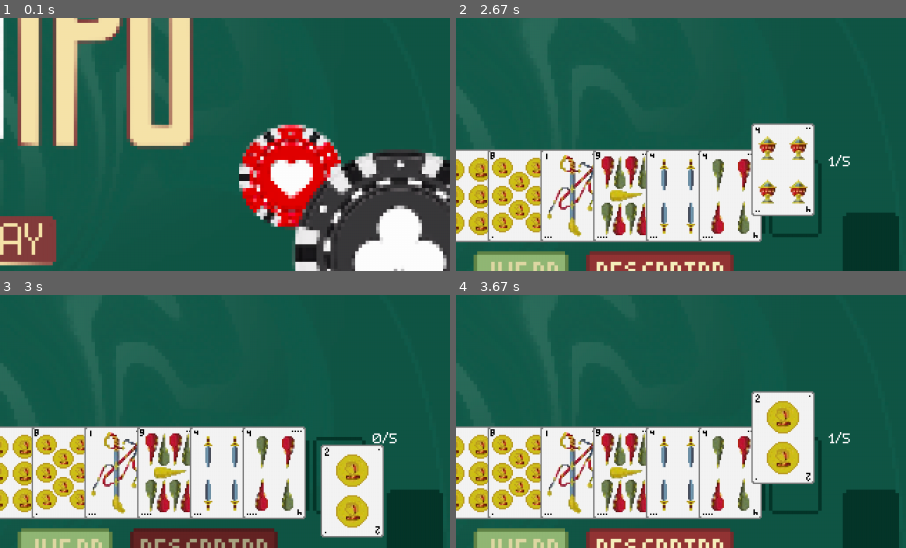
Above: before the commit, frames 1-4 (two rows, left to right).
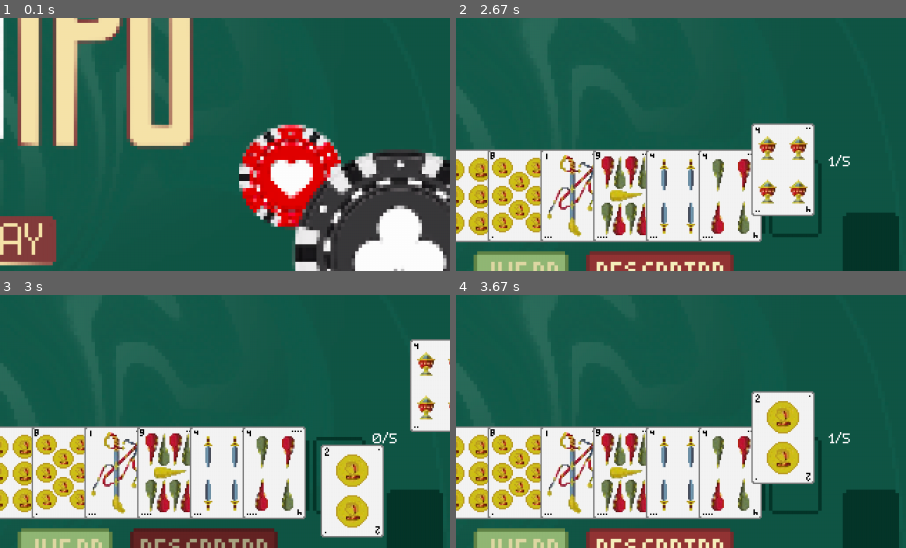
Above: after the commit, the same moments.

Repository: Hsandin7/Practica-TPA
Game: pygame game, started from main.py
The game is run twice, just before and just after one commit, with the same random seed, the same clock (stepped at 60 frames per second) and the same inputs.
Inputs (mouse positions are % of the whole screen's width and height, from its top left):
- Up to frame 1 (0.1 s): no input
- Up to frame 2 (2.67 s): click (50, 87) at 0.38 s; click (19, 73) at 1.22 s; click (73, 94) at 1.55 s; click (14, 47) at 1.88 s; click (36, 42) at 2.22 s; click (88, 88) at 2.55 s
- Up to frame 3 (3 s): click (73, 94) at 2.88 s
- Up to frame 4 (3.67 s): click (85, 76) at 3.22 s; click (86, 42) at 3.55 s
The pictures show only the part of the screen within x 50-100%, y 43-93%; the shares and areas given below are measured in that part.

Frames 1-2 are identical in both runs. In frame 3, 3.3% of the frame differs, in the area x 91-100%, y 17-55%; in frame 4, nothing differs.

Commit message:
Añadido animación para las cartas descartadas

Diff:
--- a/Clases/juego.py
+++ b/Clases/juego.py
@@ -70,7 +70,7 @@
         self.botones["jugar"].dibujar(screen)
         self.botones["descartar"].dibujar(screen)
 
-        self.jugador.mostrar_mano(screen)
+        self.jugador.mostrar_cartas(screen)
         self.jugador.mostrar_puntos(screen)
 
     def actualizar_pagina_juego(self, eventos):
--- a/Clases/jugador.py
+++ b/Clases/jugador.py
@@ -12,9 +12,12 @@
         self.puntos = 0
         self.puntos_cartas = 0
         self.multiplicador = 0
+
         self.mazo = Mazo()
         self._mano = [self.mazo.robar() for _ in range(0,8)]
+
         self._cartas_jugadas = list()
+        self._cartas_descartadas = list()
         self._limite_seleccion = 5
 
 
@@ -24,10 +27,11 @@
         mostrar_texto_centrado(screen, f"{self.multiplicador}", 950, 190)
         mostrar_texto_centrado(screen, f"{self.puntos_cartas}", 845, 190)
 
-        puntos_formateados = f"{self.puntos:,}".replace(",", ".")       # Cambiar por el objetivo de puntos
+        puntos_formateados = f"{self.puntos:,}".replace(",", ".")       # Cambiar por el objetivo de puntos del nivel
         mostrar_texto_centrado(screen, puntos_formateados, 400, 125, 50)
 
-    def mostrar_mano(self, screen):
+    def mostrar_cartas(self, screen):
+        # Mostrar cartas de la mano / Animacion de seleccion de carta
         pos_x = 535
         for carta in self._mano:
             carta.x_final = pos_x
@@ -39,21 +43,28 @@
 
             pos_x += 75
 
+        # Animacion para las cartas jugadas
         if self._cartas_jugadas is not []:
-            pos_x = 850 - float( (len(self._cartas_jugadas)-1) / 2 ) * 100          # Posicion inicial
+            pos_x = 850 - float( (len(self._cartas_jugadas)-1) / 2 ) * 100
             for carta in self._cartas_jugadas:
                 carta.x_final = pos_x
                 carta.y_final = 300
                 carta.dibujar(screen)
                 pos_x += 100
 
+        # Animacion para las cartas descartadas
+        if self._cartas_descartadas:
+            for carta in self._cartas_descartadas:
+                carta.x_final = screen.get_width()+1
+                carta.y_final = 350
+                carta.dibujar(screen)
+
+        # Mostrar num de cartas seleccionadas
         mostrar_texto(screen, f"{len([carta for carta in self._mano if carta.seleccionada])}/5", 1170, 500, 20)
 
 
     def actualizar(self, eventos):
         for carta in self._mano:
-            carta.detectar_seleccion(eventos)
-        for carta in self._cartas_jugadas:
             carta.detectar_seleccion(eventos)
 
     def jugar_cartas(self):
@@ -68,12 +79,17 @@
                 self.puntos += self.puntos_cartas * self.multiplicador
                 print(evaluacion)      # Para debugging pero se tendra que reemplazar con algo que use el resultado
                 print(self._cartas_jugadas)
-                self.descartar_cartas()         # Una vez jugadas se descartan
+
+                for carta in self._cartas_jugadas:      # Quita de la mano las cartas que se hayan jugado para que el resto se descarte correctamente
+                    self._mano.remove(carta)
+                self.descartar_cartas()                 # Las cartas que no se hayan jugado se descartan
 
     def descartar_cartas(self):
         seleccionadas = [carta for carta in self._mano if carta.seleccionada]
+        self._cartas_descartadas.clear()
         if len(seleccionadas) <= self._limite_seleccion:
             for carta in seleccionadas:
+                self._cartas_descartadas.append(carta)
                 self._mano.remove(carta)
             while len(self._mano) is not 8:
                 self._mano.append(self.mazo.robar())
